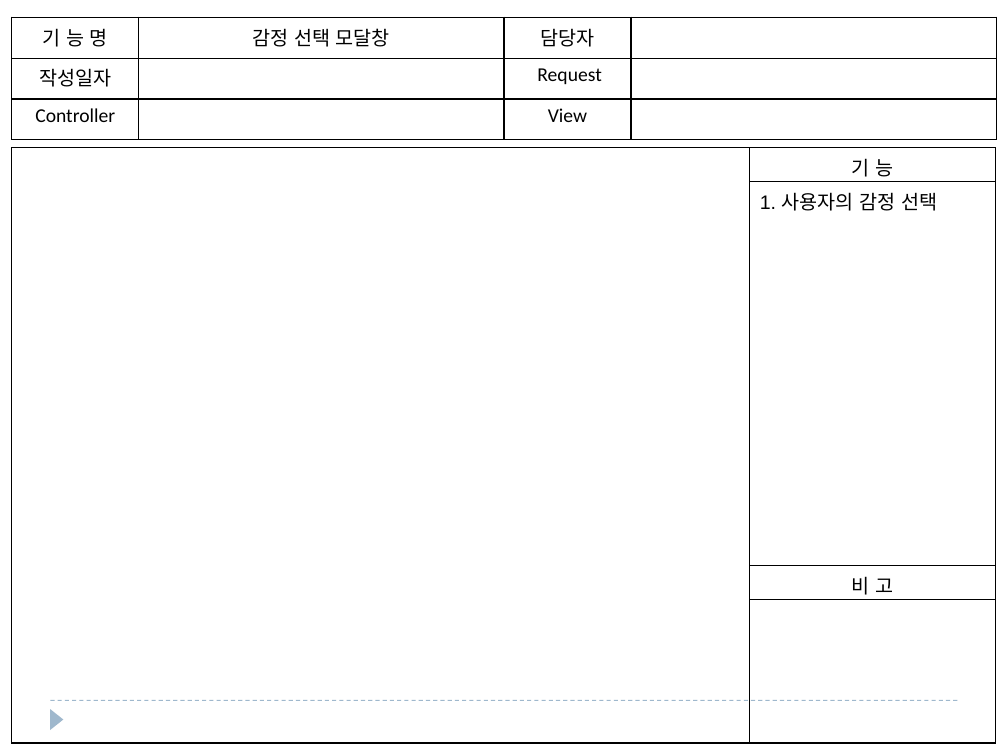
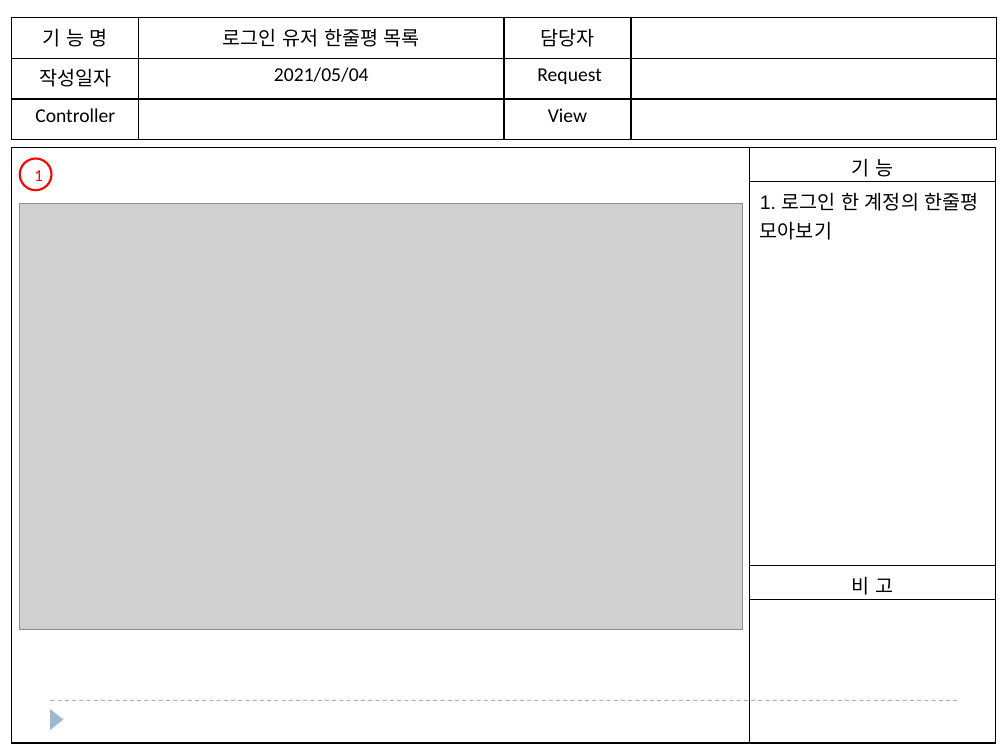
Before and after one commit to cr0ng/gitstart, a slide deck: slide 11 of gitTest/doc/스토리보드.pptx. Drawn at 1008x756 pixels with LibreOffice and Linux fonts; fonts in the diff are those of the drawing; grey boxes stand for pictures. Boxes give left, top, right and bottom in pixels: in the first picture for what was removed or moved away, otherwise in the second. Text is boxed around its words. In the diff, an @@ line names an element or a change of style, - is before the commit and + after.

```diff
--- a/gitTest/doc/스토리보드.pptx
+++ b/gitTest/doc/스토리보드.pptx
@@ table at (x1=12, y1=17, x2=996, y2=140) @@
-row 1, column 2: 감정 선택 모달창
+row 1, column 2: 로그인 유저 한줄평 목록
-row 2, column 2: 
+row 2, column 2: 2021/05/04
@@ table at (x1=12, y1=148, x2=996, y2=744) @@
-row 2, column 2: 1. 사용자의 감정 선택
+row 2, column 2: 1. 로그인 한 계정의 한줄평 모아보기
@@ ellipse added at (x1=20, y1=158, x2=51, y2=190), outline #FF0000 1.5 pt, 12 pt, text #FF0000 @@
+1
@@ picture added at (x1=20, y1=204, x2=743, y2=630) @@
```
Also in this commit, not shown: 10 other slides changed, 1 slide removed.
